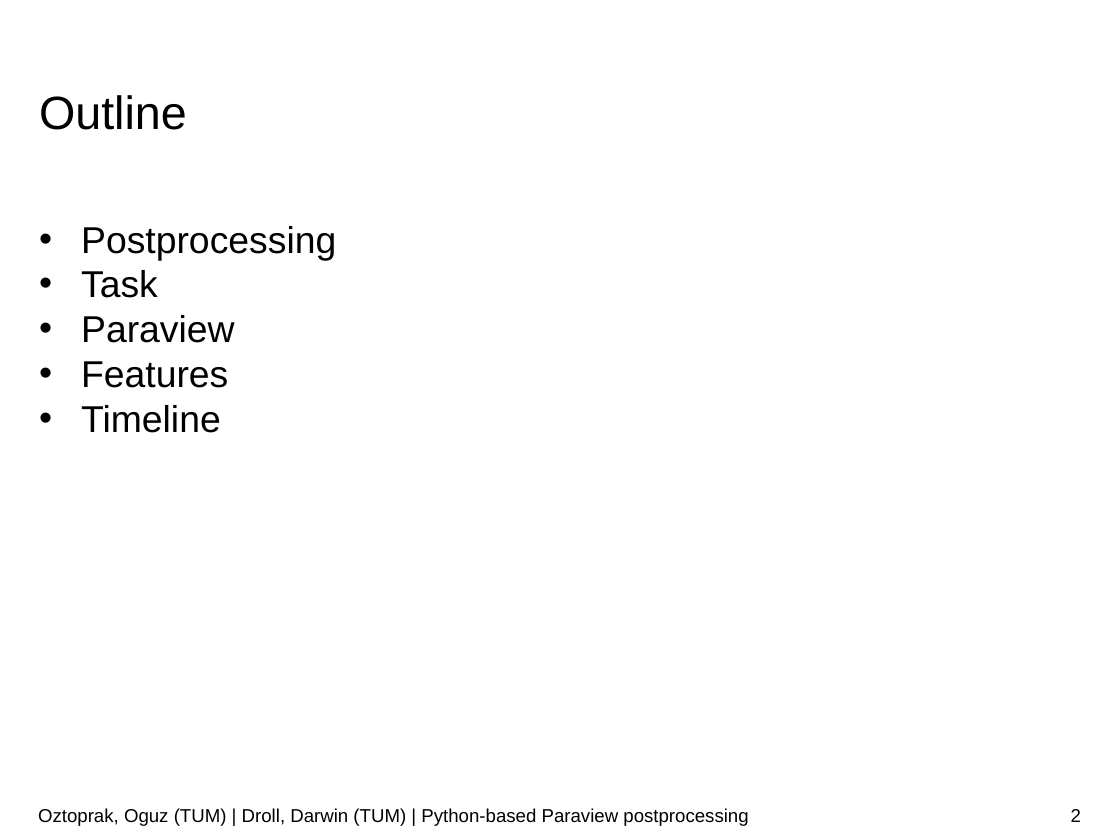
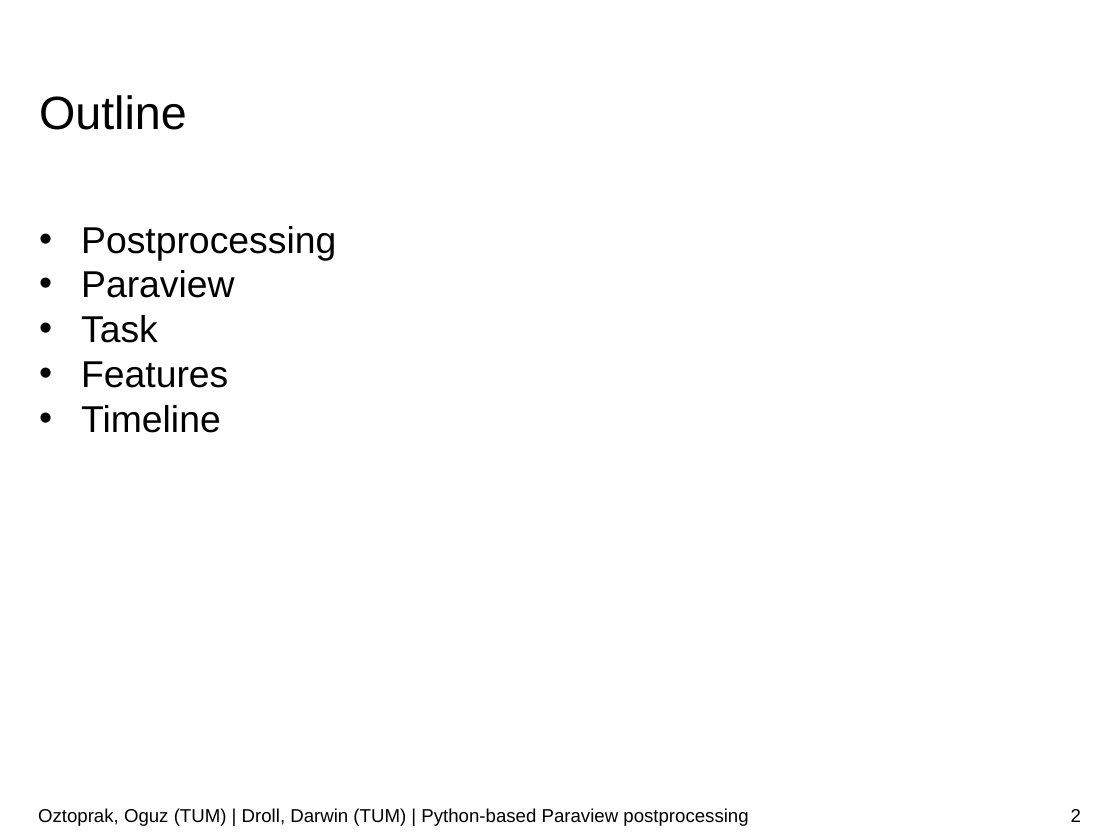
Before and after one commit to JusticeBoi/Paraview-PostProcessing-SoftwareLab, a slide deck: slide 2 of Paraview-postprocessor.pptx. Drawn at 1120x840 pixels with LibreOffice and Linux fonts; fonts in the diff are those of the drawing; background and template pictures are left out. Boxes give left, top, right and bottom in pixels: in the first picture for what was removed or moved away, otherwise in the second. Text is boxed around its words. In the diff, an @@ line names an element or a change of style, - is before the commit and + after.

```diff
--- a/Paraview-postprocessor.pptx
+++ b/Paraview-postprocessor.pptx
@@ text at (x1=81, y1=270, x2=235, y2=298): paragraph added @@
+• Paraview
@@ text at (x1=81, y1=315, x2=235, y2=343): paragraph removed @@
-• Paraview
```
Also in this commit, not shown: 1 other slide changed.
